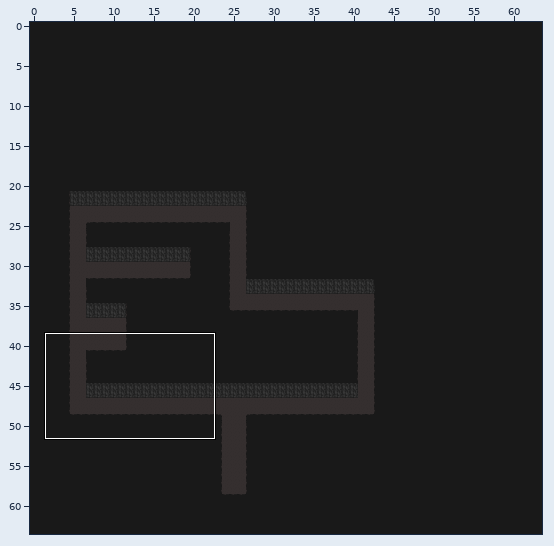
Tiled map -- Demo/bin/Windows/x86/Debug/Content/maps/level_1.tmx. Above: a wide view before the commit, with the close-up outlined.
Close-up. Before:
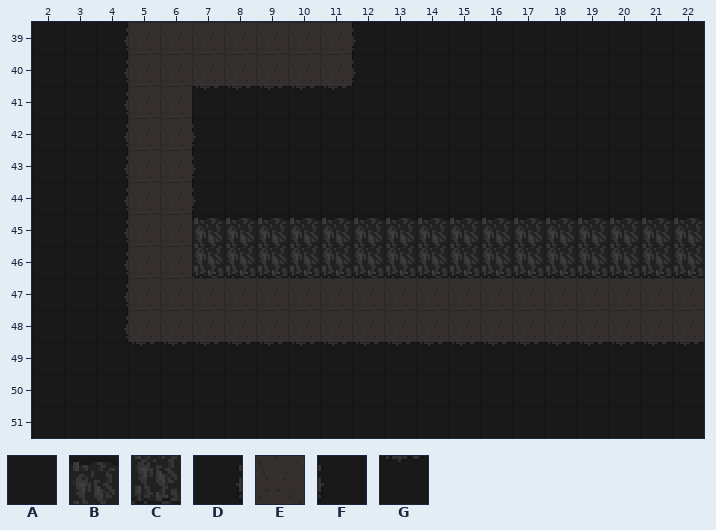
Cells are 16x16 px. Shown: x 2..22, y 39..51. The commit also changed other parts of the map, which this record leaves out.
Key: from "tileset_2": A 0, B 1, C 33, D 64, E 65, F 66, G 97.
_ is an empty cell, # one hidden under a higher layer.
Layer "Layer 1" before, first column x 2:
39 AA#EEEEEEE#AAAAAAAAAA
40 AA#EEEEEEE#AAAAAAAAAA
41 AA#EE#####AAAAAAAAAAA
42 AA#EE#AAAAAAAAAAAAAAA
43 AA#EE#AAAAAAAAAAAAAAA
44 AA#EE#AAAAAAAAAAAAAAA
45 AA#EE########________
46 AA#EE########________
47 AA#EEEEEEEEEEEEEEEEEE
48 AA#EEEEEEEEEEEEEEEEEE
49 AA###################
50 AAAAAAAAAAAAA########
51 AAAAAAAAAAAAAAAAAAAAA
Layer "Collision Layer" before, first column x 2:
39 __D_______F__________
40 __D_______F__________
41 __D__GGGGG___________
42 __D__F_______________
43 __D__F_______________
44 __D__F_______________
45 __D__BBBBBBBBBBBBBBBB
46 __D__CCCCCCCCCCCCCCCC
47 __D__________________
48 __D__________________
49 __AGGGGGGGGGGGGGGGGGG
50 _____________AAAAAAAA
51 _____________________
After the commit:
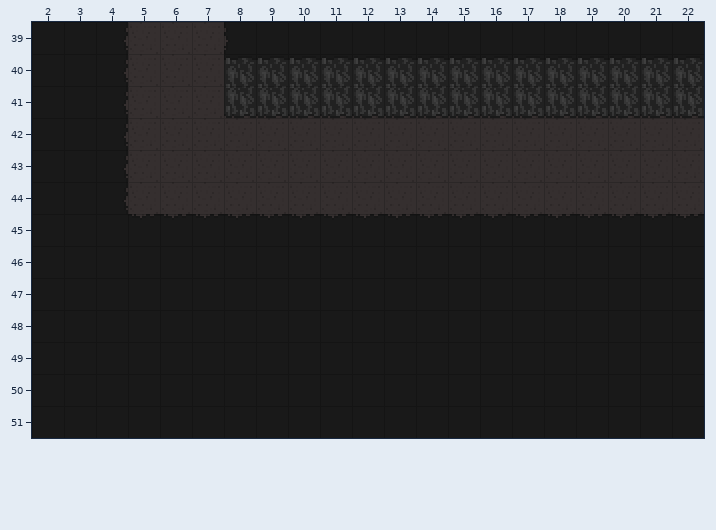
The edit:
Changed rows in their new state; . is an unchanged cell.
Layer "Layer 1":
first column x 4:
39 ....#AAA...........
40 ....####...........
41 ...E...............
42 ...EEEEEEEEEEEEEEEE
43 ...EEEEEEEEEEEEEEEE
44 ...EEEEEEEEEEEEEEEE
45 .##................
46 .AA........AAAAAAAA
47 AAAAAAAAAAAAAAAAAAA
48 AAAAAAAAAAAAAAAAAAA
49 ...........AAAAAAAA
Layer "Collision Layer":
first column x 4:
39 ....F..._..........
40 ....BBBBBBBBBBBBBBB
41 ..._CCCCCCCCCCCCCCC
42 ..._...............
43 ..._...............
44 ..._...............
45 _GGGGGGGGGGGGGGGGGG
46 _..________________
47 _..................
48 _..................
49 .__________________
